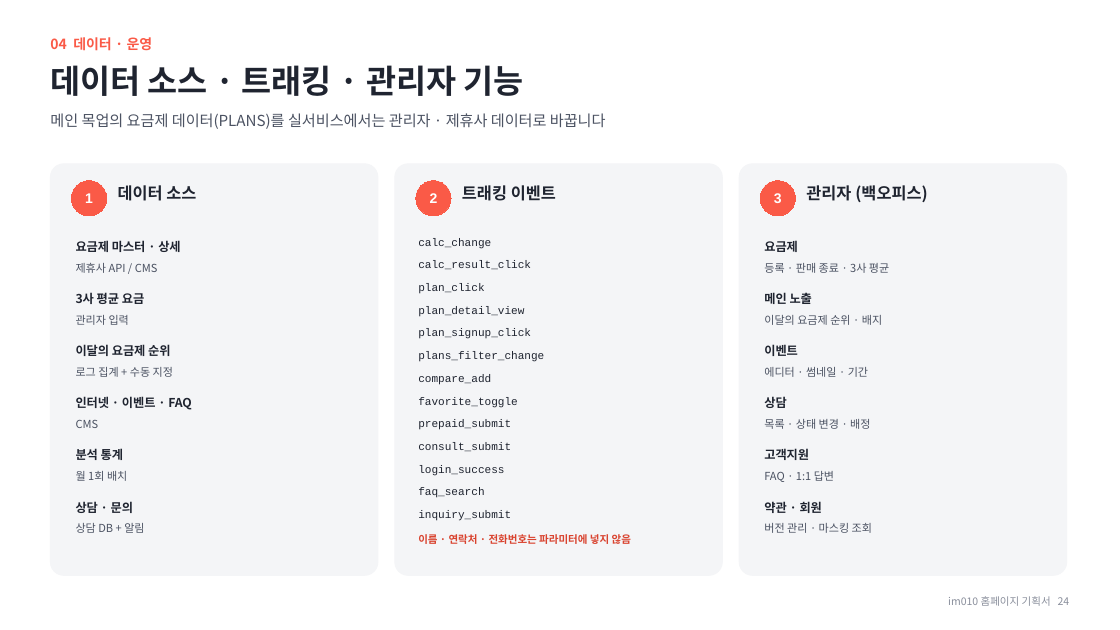
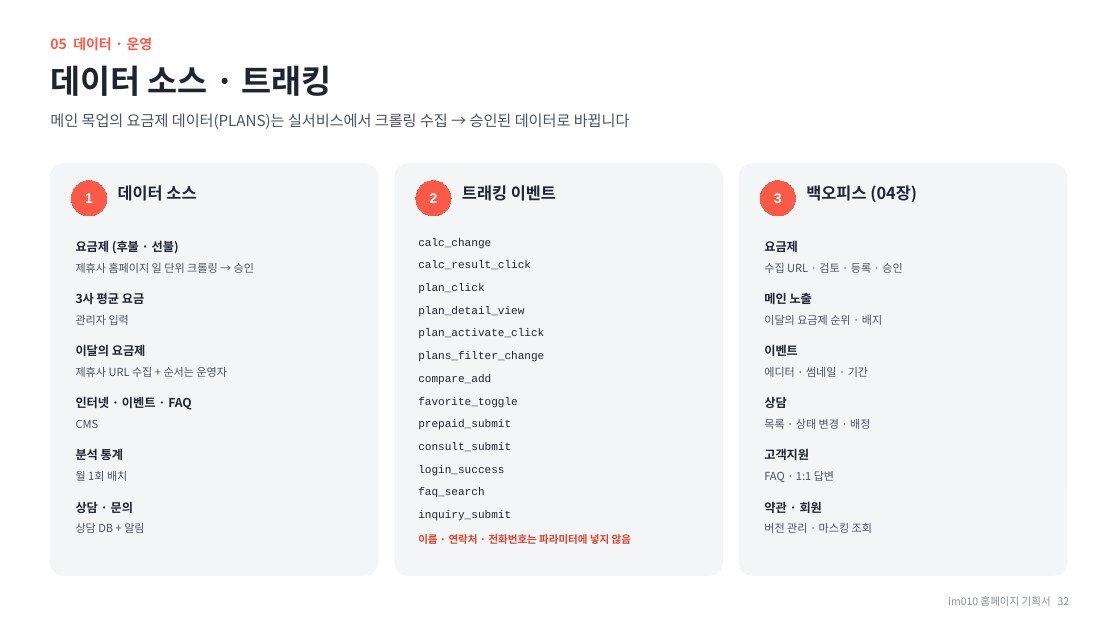
Before and after one commit to chlee-oss/im010, a slide deck: slide 32 of im010_기획서.pptx (slide 24 before the commit). Drawn at 1120x630 pixels with LibreOffice and Linux fonts; fonts in the diff are those of the drawing. Boxes give left, top, right and bottom in pixels: in the first picture for what was removed or moved away, otherwise in the second. Text is boxed around its words. In the diff, an @@ line names an element or a change of style, - is before the commit and + after.

```diff
--- a/im010_기획서.pptx
+++ b/im010_기획서.pptx
@@ text at bbox=[50, 37, 153, 51]: text changed @@
-04 데이터 · 운영
+05 데이터 · 운영
@@ text at bbox=[50, 65, 332, 96]: text changed @@
-데이터 소스 · 트래킹 · 관리자 기능
+데이터 소스 · 트래킹
@@ text at bbox=[50, 113, 630, 129]: text changed @@
-메인 목업의 요금제 데이터(PLANS)를 실서비스에서는 관리자 · 제휴사 데이터로 바꿉니다
+메인 목업의 요금제 데이터(PLANS)는 실서비스에서 크롤링 수집 → 승인된 데이터로 바뀝니다
@@ text at bbox=[806, 185, 917, 202]: text changed @@
-관리자 (백오피스)
+백오피스 (04장)
@@ text at bbox=[76, 240, 179, 254]: text changed @@
-요금제 마스터 · 상세
+요금제 (후불 · 선불)
@@ text at bbox=[76, 262, 254, 273]: text changed @@
-제휴사 API / CMS
+제휴사 홈페이지 일 단위 크롤링 → 승인
@@ text at bbox=[764, 263, 902, 273]: text changed @@
-등록 · 판매 종료 · 3사 평균
+수집 URL · 검토 · 등록 · 승인
@@ text at bbox=[418, 329, 544, 339]: text changed @@
-plan_signup_click
+plan_activate_click
@@ text at bbox=[76, 344, 146, 356]: text changed @@
-이달의 요금제 순위
+이달의 요금제
@@ text at bbox=[76, 367, 227, 377]: text changed @@
-로그 집계 + 수동 지정
+제휴사 URL 수집 + 순서는 운영자
@@ text at bbox=[948, 596, 1070, 606]: text changed @@
-im010 홈페이지 기획서 24
+im010 홈페이지 기획서 32
```
Also in this commit, not shown: 12 other slides changed, 8 slides added.
